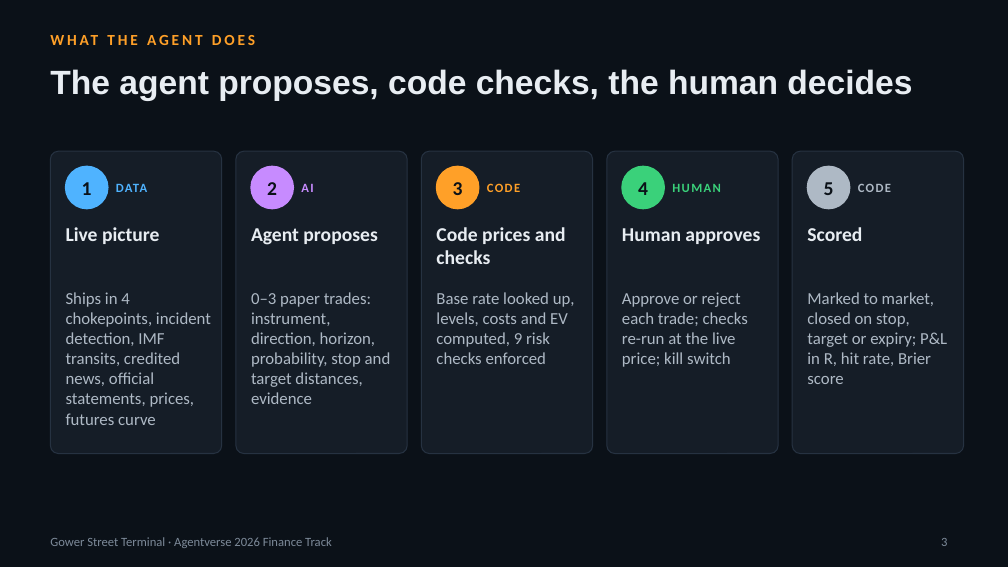
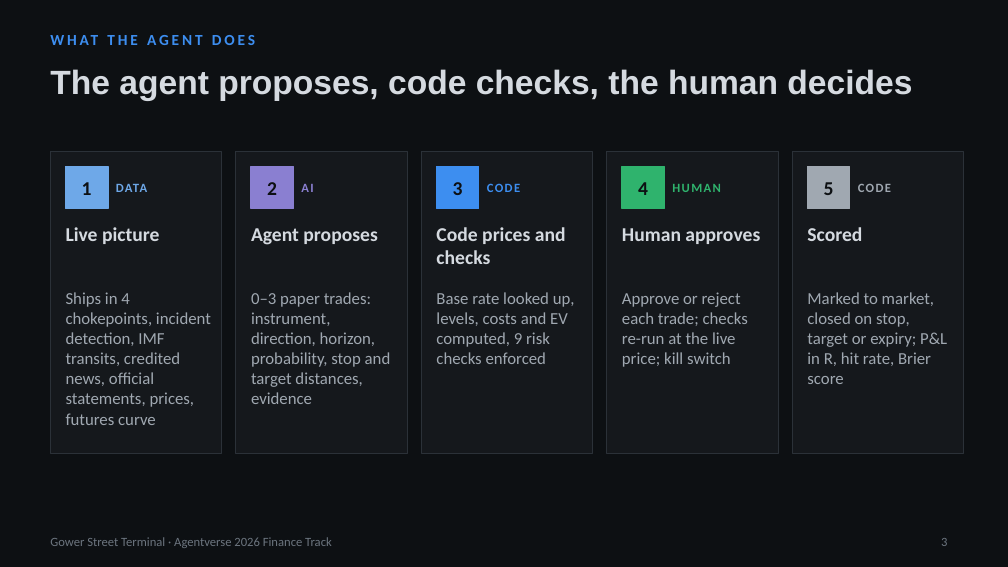
Before and after one commit to itsaminzare/gower-street-terminal, a slide deck: slide 3 of deck/Gower-Street-Terminal-pitch.pptx. Drawn at 1008x567 pixels with LibreOffice and Linux fonts; fonts in the diff are those of the drawing. Boxes give left, top, right and bottom in pixels: in the first picture for what was removed or moved away, otherwise in the second. Text is boxed around its words. In the diff, an @@ line names an element or a change of style, - is before the commit and + after.

```diff
--- a/deck/Gower-Street-Terminal-pitch.pptx
+++ b/deck/Gower-Street-Terminal-pitch.pptx
@@ background #0B1118 to #0D1013 @@
@@ text "WHAT THE AGENT DOES" at box(50, 30, 958, 60): text colour #FFA028 to #3D8EF0 @@
@@ rectangle at box(66, 166, 108, 209): ellipse to rectangle; fill #4FB3FF to #6EA8E8; outline #4FB3FF 1 pt to #6EA8E8 1 pt @@
@@ text "DATA" at box(116, 184, 147, 192): text colour #4FB3FF to #6EA8E8 @@
@@ rectangle at box(251, 166, 293, 209): ellipse to rectangle; fill #C78BFF to #8A7FD1; outline #C78BFF 1 pt to #8A7FD1 1 pt @@
@@ text "AI" at box(301, 184, 313, 192): text colour #C78BFF to #8A7FD1 @@
@@ rectangle at box(436, 166, 479, 209): ellipse to rectangle; fill #FFA028 to #3D8EF0; outline #FFA028 1 pt to #3D8EF0 1 pt @@
@@ text "CODE" at box(487, 183, 520, 192): text colour #FFA028 to #3D8EF0 @@
@@ rectangle at box(622, 166, 664, 209): ellipse to rectangle; fill #3AD17A to #2FB36D; outline #3AD17A 1 pt to #2FB36D 1 pt @@
@@ text "HUMAN" at box(672, 184, 721, 192): text colour #3AD17A to #2FB36D @@
@@ rounded rectangle to rectangle; fill #151D27 to #15181C; outline #263241 0.75 pt to #2B3138 0.75 pt in 5 elements at box(50, 151, 222, 454), box(236, 151, 407, 454), box(421, 151, 593, 454), box(607, 151, 778, 454), box(792, 151, 964, 454) @@
@@ text colour #0B1118 to #0D1013 in 5 elements at box(82, 182, 92, 195), box(267, 182, 277, 195), box(453, 182, 463, 195), box(638, 182, 648, 195), box(824, 182, 834, 195) @@
@@ rectangle at box(807, 166, 850, 209): ellipse to rectangle; fill #AEB9C5 to #A0A8B1; outline #AEB9C5 1 pt to #A0A8B1 1 pt @@
@@ text colour #E8EDF2 to #D5DAE0 in 6 elements at box(50, 69, 912, 101), box(66, 227, 159, 244), box(251, 228, 377, 245), box(436, 227, 566, 264), box(622, 228, 760, 244), box(807, 227, 862, 241) @@
@@ text colour #AEB9C5 to #A0A8B1 in 6 elements at box(66, 292, 211, 425), box(251, 292, 391, 404), box(436, 292, 575, 364), box(622, 292, 748, 367), box(858, 173, 954, 202), box(807, 292, 947, 384) @@
@@ text "Gower Street Terminal · Agentverse ..." at box(50, 537, 332, 548): text colour #7D8A99 to #6C757F @@
@@ page number at box(941, 538, 947, 546): text colour #7D8A99 to #6C757F @@
```
Also in this commit, not shown: 9 other slides changed.
